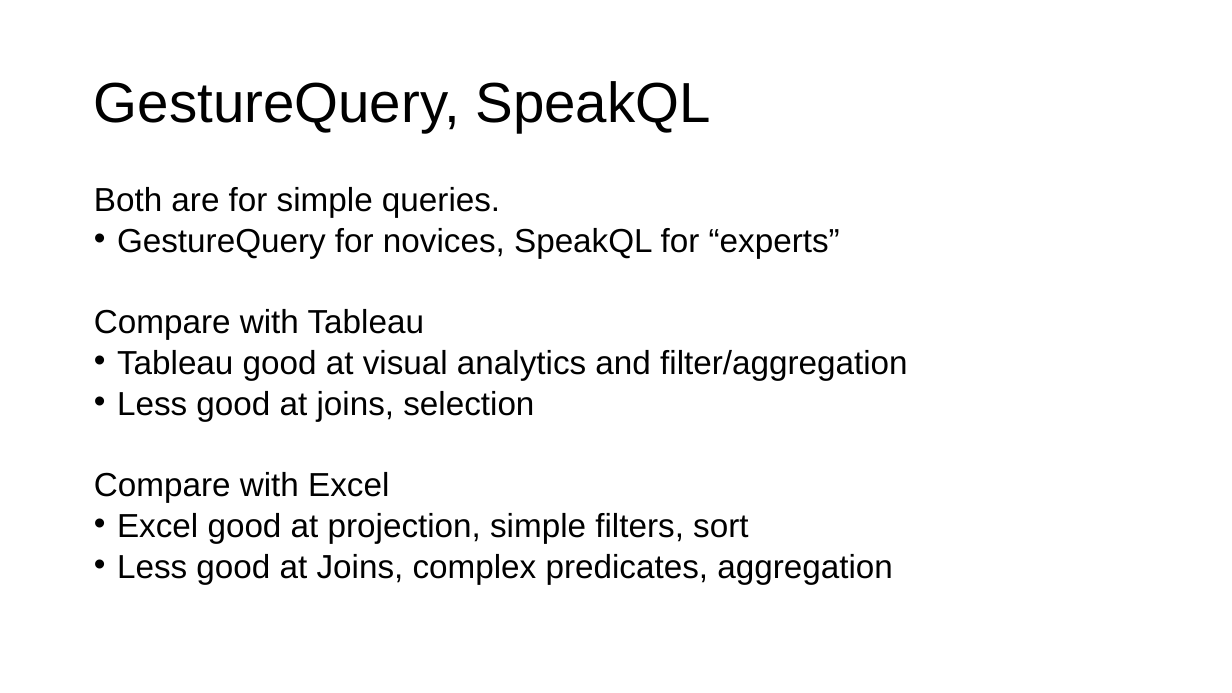
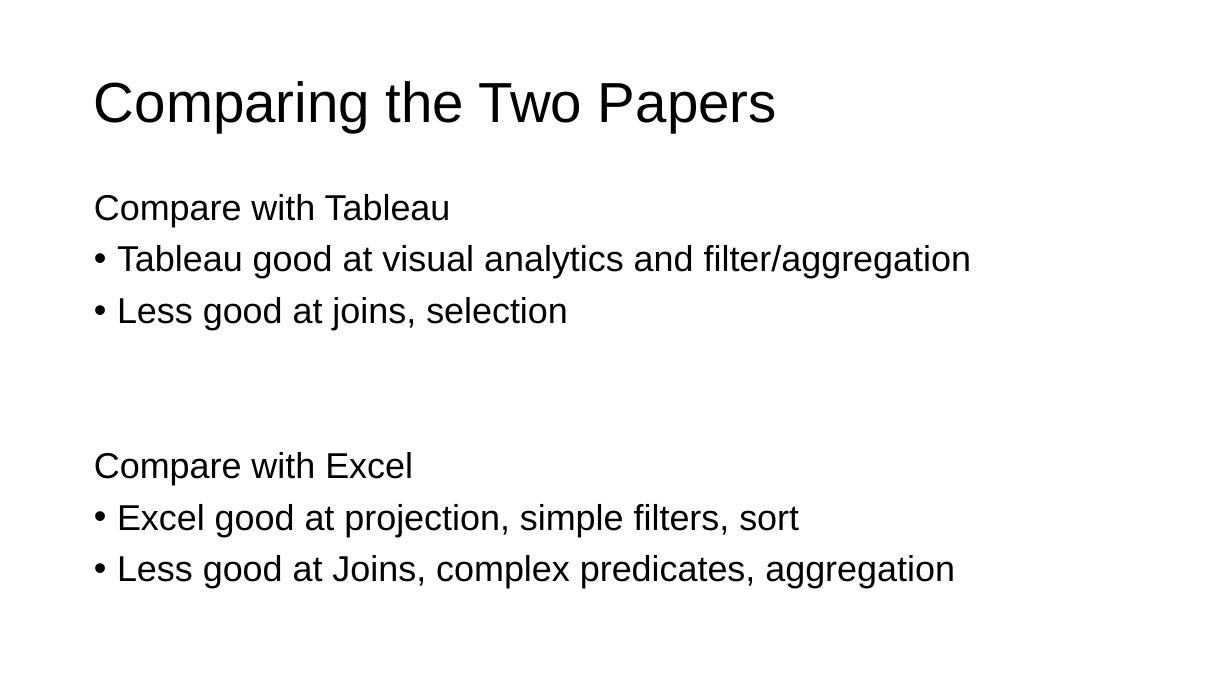
Before and after one commit to columbiaviz/columbiaviz.github.io, a slide deck: slide 27 of 2020s_w6998/lecs/08_modalities.pptx (slide 24 before the commit). Drawn at 1232x693 pixels with LibreOffice and Linux fonts; fonts in the diff are those of the drawing. Boxes give left, top, right and bottom in pixels: in the first picture for what was removed or moved away, otherwise in the second. Text is boxed around its words. In the diff, an @@ line names an element or a change of style, - is before the commit and + after.

```diff
--- a/2020s_w6998/lecs/08_modalities.pptx
+++ b/2020s_w6998/lecs/08_modalities.pptx
@@ title at bbox=[94, 81, 777, 132]: text changed @@
-GestureQuery, SpeakQL
+Comparing the Two Papers
@@ text "Compare with Tableau" at bbox=[94, 194, 971, 588]: size 25.9 to 28 pt; line spacing 0.7 to 0.9 @@
@@ text at bbox=[94, 187, 840, 258]: paragraphs removed @@
-Both are for simple queries.
-• GestureQuery for novices, SpeakQL for “experts”
```
Also in this commit, not shown: 3 slides added.
